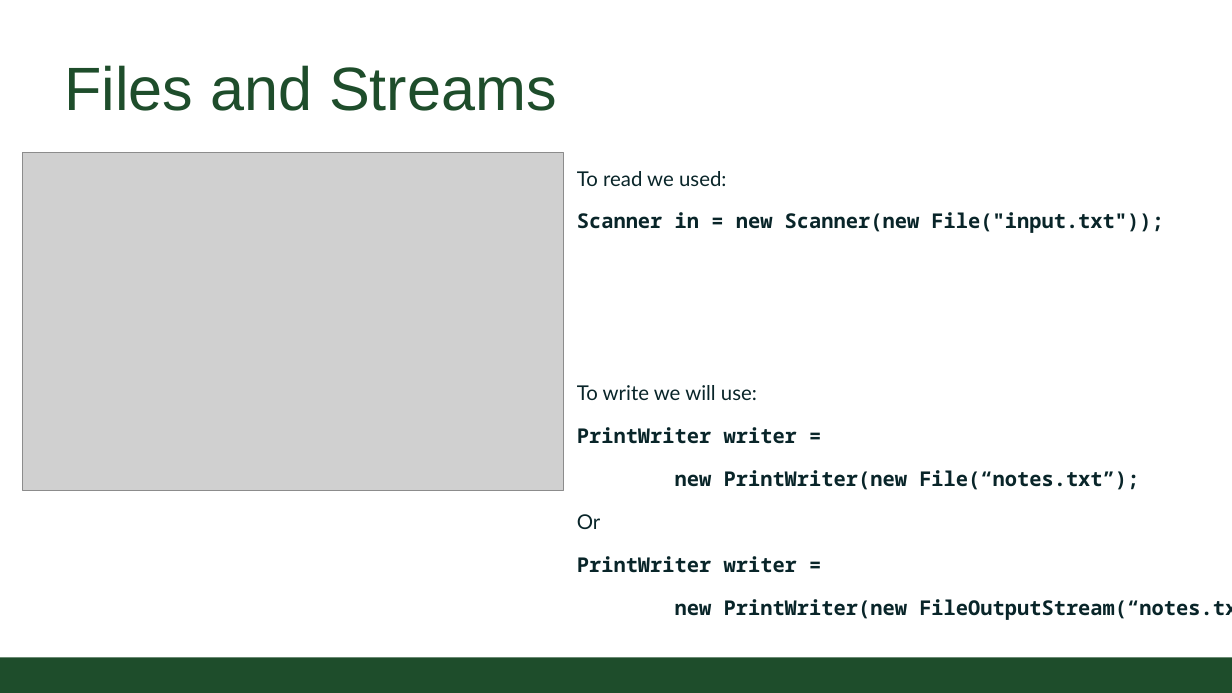
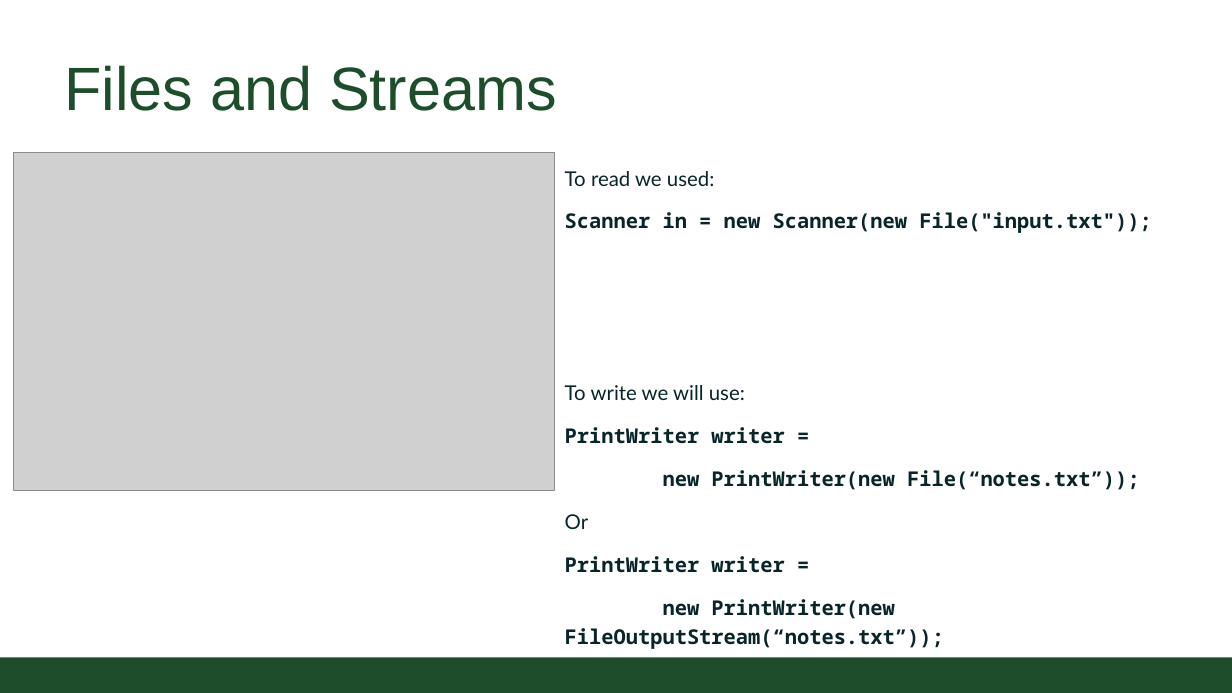
Before and after one commit to CSU-CompSci-CS163-4/Handouts, a slide deck: slide 6 of slides/On-Campus/09_01_OSandFileWriting.pptx. Drawn at 1232x693 pixels with LibreOffice and Linux fonts; fonts in the diff are those of the drawing; grey boxes stand for pictures; background and template pictures are left out. Boxes give left, top, right and bottom in pixels: in the first picture for what was removed or moved away, otherwise in the second. Text is boxed around its words. In the diff, an @@ line names an element or a change of style, - is before the commit and + after.

```diff
--- a/slides/On-Campus/09_01_OSandFileWriting.pptx
+++ b/slides/On-Campus/09_01_OSandFileWriting.pptx
@@ picture: place and size @@
-picture at [22,152,563,490]
+picture at [14,152,555,490]
@@ text "To read we used:": place and size @@
-text "To read we used:" at [577,171,1232,620]
+text "To read we used:" at [565,171,1151,649]
@@ text at [663,470,1139,490]: text changed @@
-new PrintWriter(new File(“notes.txt”);
+new PrintWriter(new File(“notes.txt”));
@@ text at [565,599,944,649]: text changed @@
-new PrintWriter(new FileOutputStream(“notes.txt”);
+new PrintWriter(new FileOutputStream(“notes.txt”));
```
Also in this commit, not shown: 1 other slide changed, 5 other files.
